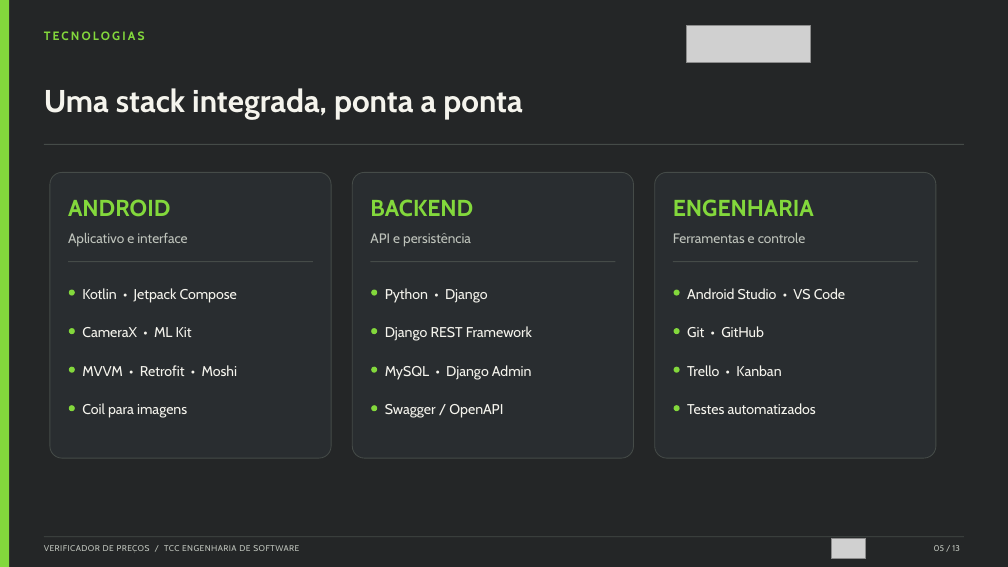
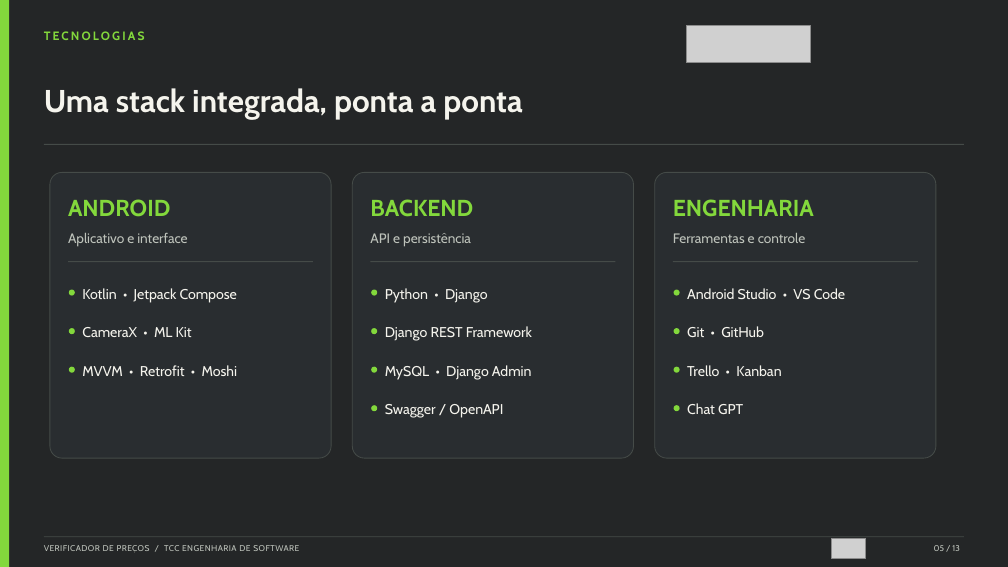
Before and after one commit to marlomlucas/tcc, a slide deck: slide 5 of Docs/Defesa_TCC_Verificador_de_Precos.pptx. Drawn at 1008x567 pixels with LibreOffice and Linux fonts; fonts in the diff are those of the drawing; grey boxes stand for pictures. Boxes give left, top, right and bottom in pixels: in the first picture for what was removed or moved away, otherwise in the second. Text is boxed around its words. In the diff, an @@ line names an element or a change of style, - is before the commit and + after.

```diff
--- a/Docs/Defesa_TCC_Verificador_de_Precos.pptx
+++ b/Docs/Defesa_TCC_Verificador_de_Precos.pptx
@@ ellipse removed at bbox=[69, 405, 75, 411] @@
@@ text removed at bbox=[82, 403, 187, 418] @@
-Coil para imagens
@@ text at bbox=[687, 403, 743, 414]: text changed @@
-Testes automatizados
+Chat GPT
```
Also in this commit, not shown: 3 other slides changed, 1 other file.
